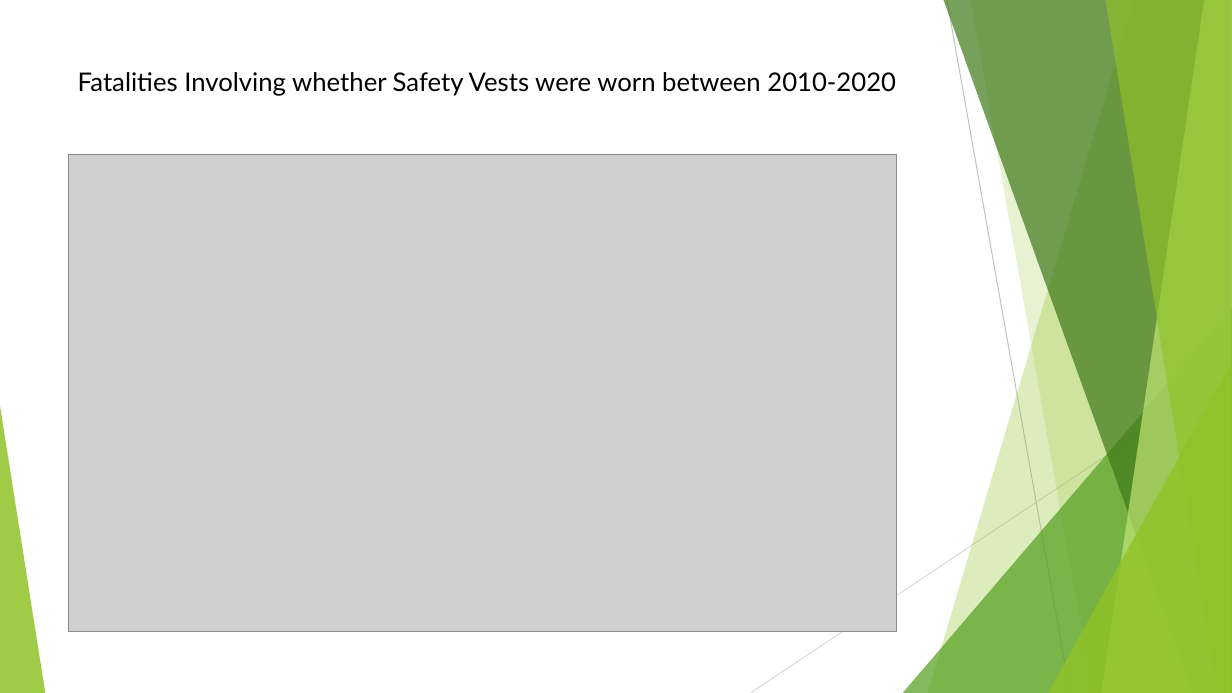
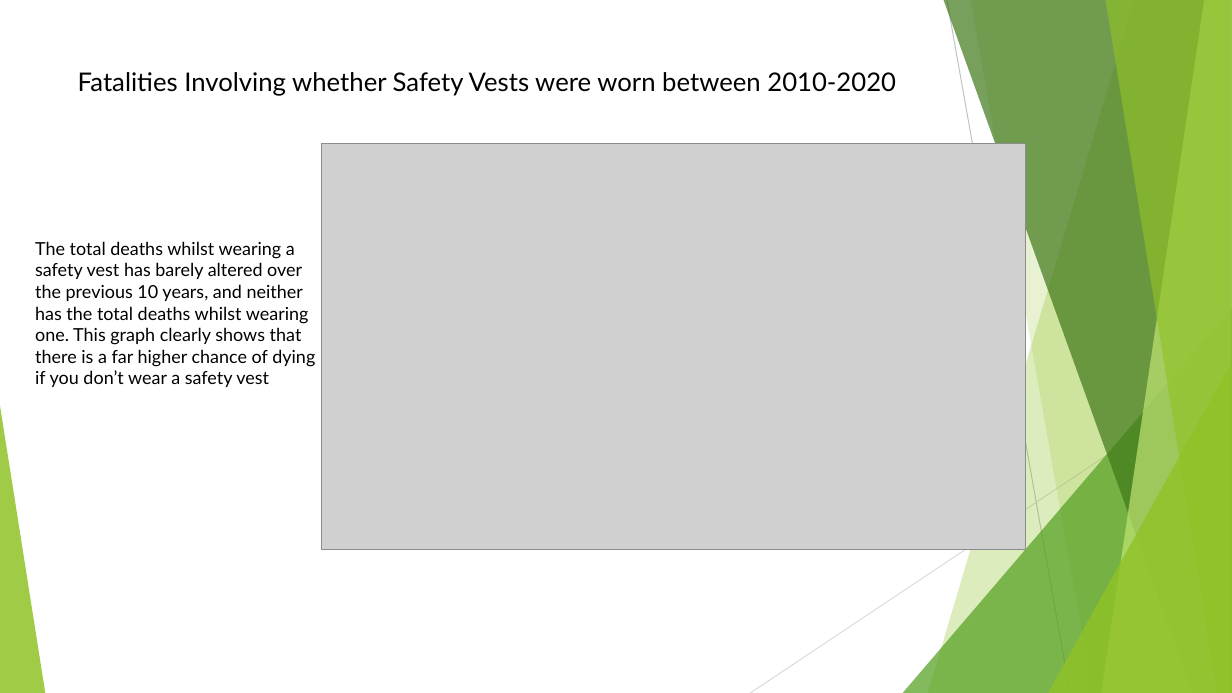
Before and after one commit to MZt92-ui/Project-1-Group-3, a slide deck: slide 5 of Boat Presentation.pptx (slide 4 before the commit). Drawn at 1232x693 pixels with LibreOffice and Linux fonts; fonts in the diff are those of the drawing; grey boxes stand for pictures. Boxes give left, top, right and bottom in pixels: in the first picture for what was removed or moved away, otherwise in the second. Text is boxed around its words. In the diff, an @@ line names an element or a change of style, - is before the commit and + after.

```diff
--- a/Boat Presentation.pptx
+++ b/Boat Presentation.pptx
@@ picture: place and size @@
-picture at box(68, 154, 897, 632)
+picture at box(322, 143, 1026, 549)
@@ text added at box(35, 241, 315, 387), 14 pt, text #000000 @@
+The total deaths whilst wearing a safety vest has barely altered over the previous 10 years, and neither has the total deaths whilst wearing one. This graph clearly shows that there is a far higher chance of dying if you don’t wear a safety vest
```
Also in this commit, not shown: 7 other slides changed, 2 slides added, 1 other file.
